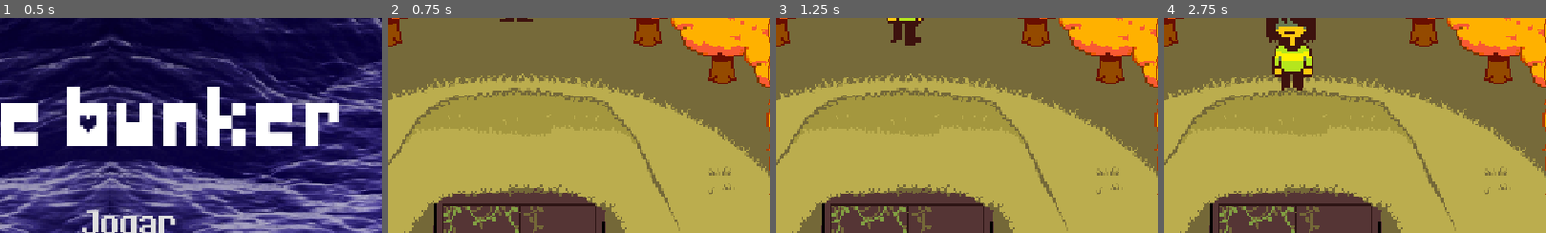
Above: before the commit, frames 1-4 (left to right).
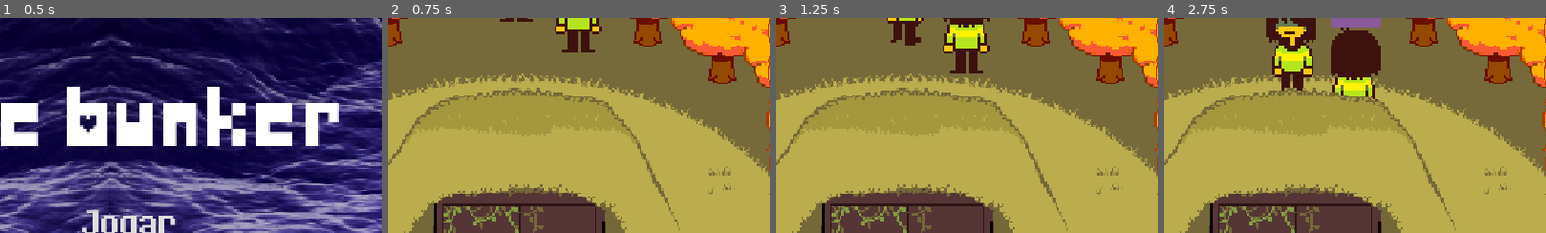
Above: after the commit, the same moments.

Repository: victorslx345/The-Bunker
Game: Godot game, scene res://cenas/menu.tscn
The game is run twice, just before and just after one commit, with the same random seed, the same clock (stepped at 60 frames per second) and the same inputs.
Inputs:
- Up to frame 1 (0.5 s): no input
- Up to frame 2 (0.75 s): click "Jogar" at 0.5 s
- Up to frame 3 (1.25 s): no input
- Up to frame 4 (2.75 s): hold Right (ui_right) 1.28-2.03 s; hold Down (ui_down) from 2.03 s (still down)
The pictures show only the part of the screen within x 33-83%, y 0-50%; the shares and areas given below are measured in that part.

Frame 1 is identical in both runs. In frame 2, 1.3% of the frame differs, in the area x 43-56%, y 0-16%; in frame 3, 2.2%; in frame 4, 4.1%, in the area x 43-57%, y 0-39%.

Commit message:
Mais progresso na animação

Diff:
--- a/cenas/bunker.tscn
+++ b/cenas/bunker.tscn
@@ -10,6 +10,7 @@
 [ext_resource type="Texture2D" uid="uid://bp28s2thdim3a" path="res://assets/shelter/border_lw_town_0.png" id="5_qafao"]
 [ext_resource type="Texture2D" uid="uid://dri37eega1reu" path="res://assets/kris/PC _ Computer - Deltarune - Playable Characters - Kris (Chapter 1 + 2) (2).png" id="7_jmpd3"]
 [ext_resource type="Texture2D" uid="uid://df7a1v5jyknn4" path="res://assets/kris/PC _ Computer - Deltarune - Playable Characters - Kris (Chapter 1 + 2) (1).png" id="8_phha8"]
+[ext_resource type="Texture2D" uid="uid://da2j242t4oiqb" path="res://assets/kris/PC _ Computer - Deltarune - Playable Characters - Kris (Chapter 1 + 2).png" id="10_phha8"]
 
 [sub_resource type="RectangleShape2D" id="RectangleShape2D_aj4ri"]
 size = Vector2(86, 682)
@@ -95,6 +96,22 @@
 atlas = ExtResource("4_tn21j")
 region = Rect2(72, 0, 19, 38)
 
+[sub_resource type="AtlasTexture" id="AtlasTexture_xva2t"]
+atlas = ExtResource("10_phha8")
+region = Rect2(0, 0, 19, 38)
+
+[sub_resource type="AtlasTexture" id="AtlasTexture_pkput"]
+atlas = ExtResource("10_phha8")
+region = Rect2(0, 132, 19, 38)
+
+[sub_resource type="AtlasTexture" id="AtlasTexture_vlvfj"]
+atlas = ExtResource("10_phha8")
+region = Rect2(0, 88, 19, 38)
+
+[sub_resource type="AtlasTexture" id="AtlasTexture_xcvgp"]
+atlas = ExtResource("10_phha8")
+region = Rect2(0, 44, 19, 38)
+
 [sub_resource type="SpriteFrames" id="SpriteFrames_ri44r"]
 animations = [{
 "frames": [{
@@ -146,6 +163,38 @@
 }],
 "loop": 1,
 "name": &"default",
+"speed": 5.0
+}, {
+"frames": [{
+"duration": 1.0,
+"texture": SubResource("AtlasTexture_xva2t")
+}],
+"loop": 1,
+"name": &"parado",
+"speed": 5.0
+}, {
+"frames": [{
+"duration": 1.0,
+"texture": SubResource("AtlasTexture_pkput")
+}],
+"loop": 1,
+"name": &"parado_cima",
+"speed": 5.0
+}, {
+"frames": [{
+"duration": 1.0,
+"texture": SubResource("AtlasTexture_vlvfj")
+}],
+"loop": 1,
+"name": &"parado_dire",
+"speed": 5.0
+}, {
+"frames": [{
+"duration": 1.0,
+"texture": SubResource("AtlasTexture_xcvgp")
+}],
+"loop": 1,
+"name": &"parado_esq",
 "speed": 5.0
 }]
 
@@ -329,7 +378,15 @@
 position = Vector2(472, -75)
 scale = Vector2(4, 4)
 sprite_frames = SubResource("SpriteFrames_ri44r")
-animation = &"andadno_cima"
+animation = &"parado_esq"
+
+[node name="kris_parado" type="Sprite2D" parent="kris" unique_id=546124232]
+texture_filter = 1
+position = Vector2(569, -39)
+scale = Vector2(4, 4)
+texture = ExtResource("10_phha8")
+vframes = 4
+frame = 3
 
 [node name="CanvasLayer" type="CanvasLayer" parent="." unique_id=1062801181]
 visible = false
--- a/scripts/kris.gd
+++ b/scripts/kris.gd
@@ -8,7 +8,6 @@
 func _physics_process(delta: float) -> void:
 	velocity.x = 0
 	velocity.y = 0
-	$kris_sprites.flip_h = false
 	#if Input.is_action_pressed('ui_up'):
 		#velocity.y = -1*SPEED
 		#$kris_sprites.play("andadno_cima")
@@ -31,8 +30,10 @@
 		$kris_sprites.flip_h = true
 	if velocity.x < 0:
 		$kris_sprites.play("andando_lado")
+		$kris_sprites.flip_h = false
 	if velocity.y < 0:
 		$kris_sprites.play("andadno_cima")
+		$kris_sprites.flip_h = false
 	if velocity.y > 0:
 		$kris_sprites.play("default")
 	if position.y != 120:
Binary file added: assets/kris/PC _ Computer - Deltarune - Playable Characters - Kris (Chapter 1 + 2).png
Not shown, added: assets/kris/PC _ Computer - Deltarune - Playable Characters - Kris (Chapter 1 + 2).png.import
